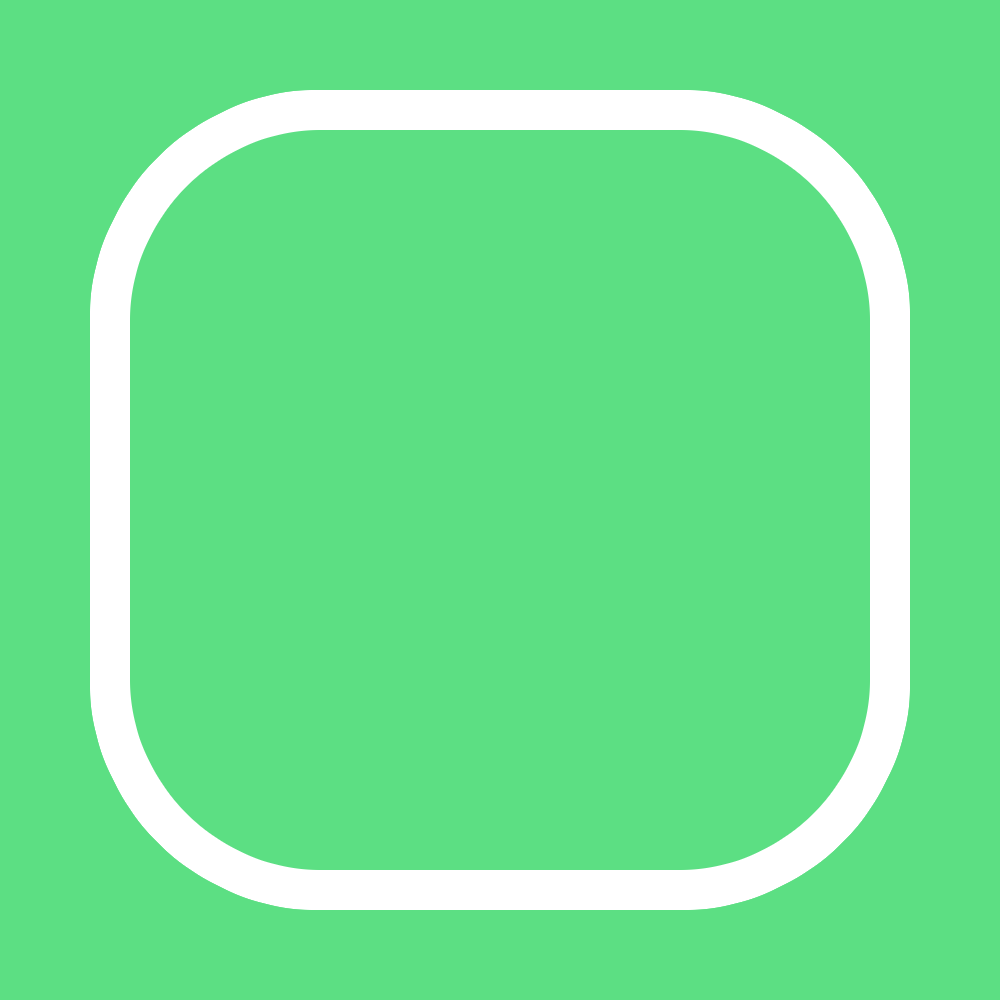
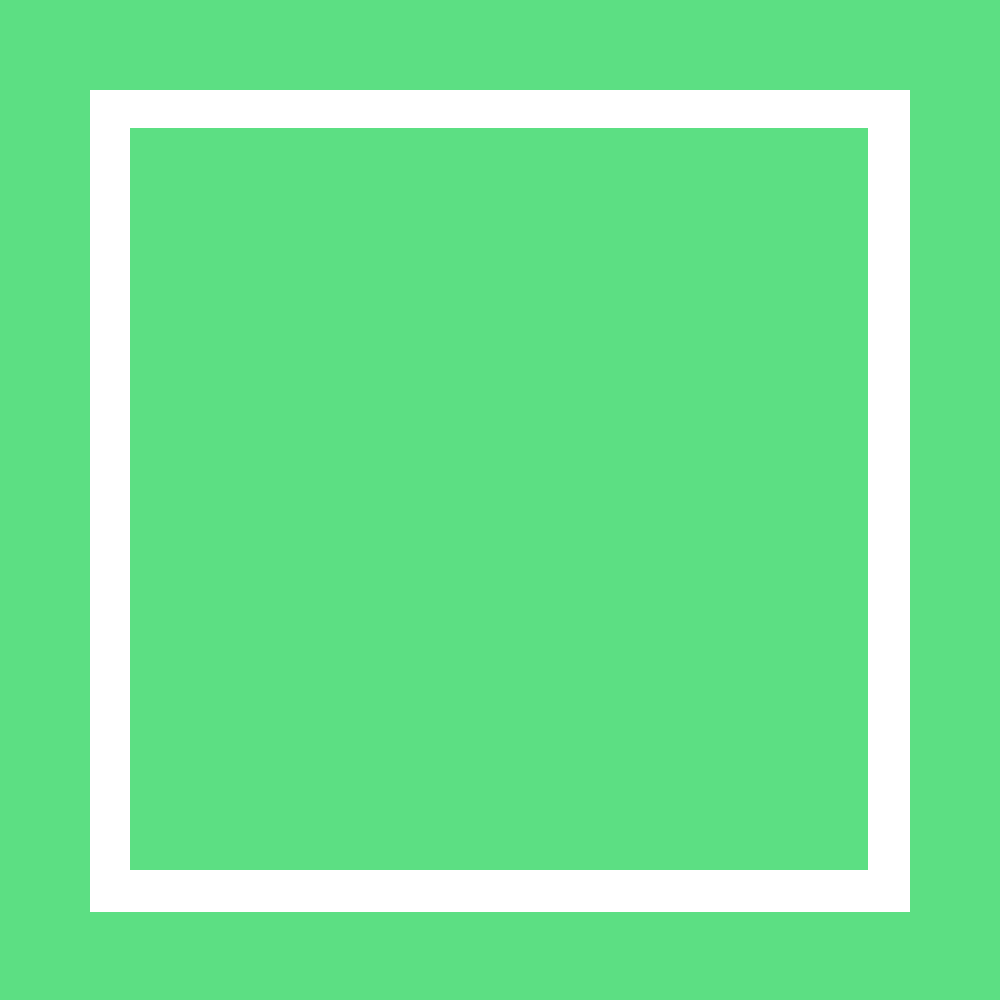
Comparing the layer stacks of the two 1000 x 1000 images. Changes:
painted on "Calque" over [90, 90, 910, 912]
